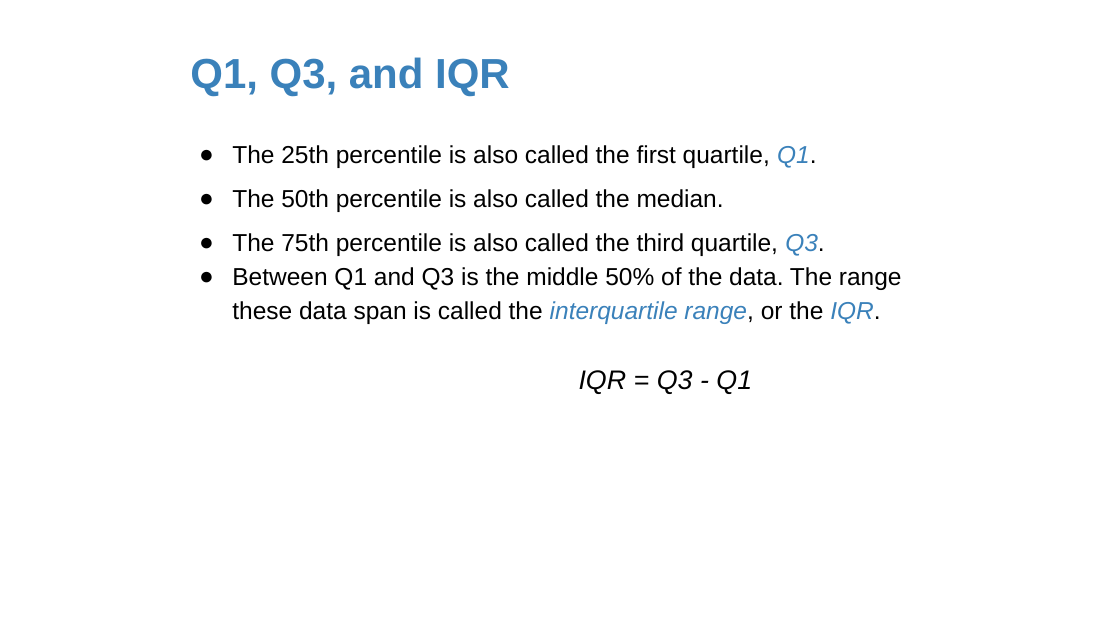
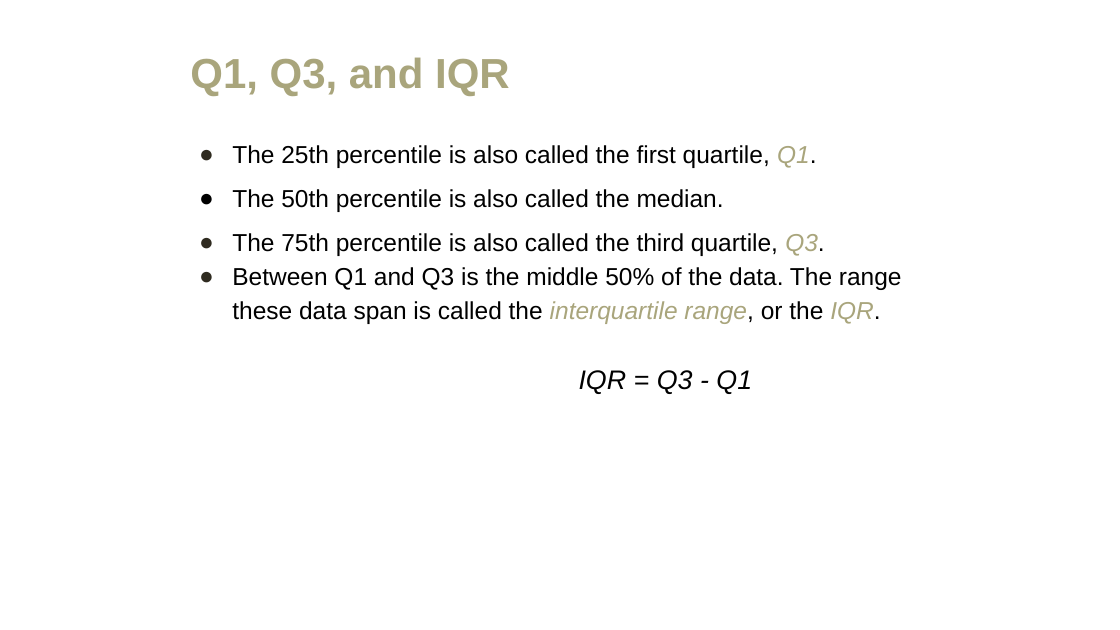
Before and after one commit to amosca01/MATH108-F23, a slide deck: slide 35 of slides/04-summarizing-data.pptx (slide 33 before the commit). Drawn at 1120x630 pixels with LibreOffice and Linux fonts; fonts in the diff are those of the drawing. Boxes give left, top, right and bottom in pixels: in the first picture for what was removed or moved away, otherwise in the second. Text is boxed around its words. In the diff, an @@ line names an element or a change of style, - is before the commit and + after.

```diff
--- a/slides/04-summarizing-data.pptx
+++ b/slides/04-summarizing-data.pptx
@@ title "Q1, Q3, and IQR" at (x1=190, y1=57, x2=510, y2=96): text colour #3A81BA to #A9A57C @@
@@ text at (x1=232, y1=145, x2=902, y2=324): text colour #3A81BA to #A9A57C in "Q1.", "Q3.", "interquartile range, IQR."; bullet colour #000000 to #2F2B20 @@
```
Also in this commit, not shown: 60 other slides changed, 4 slides added, 4 slides removed, 4 other files.
